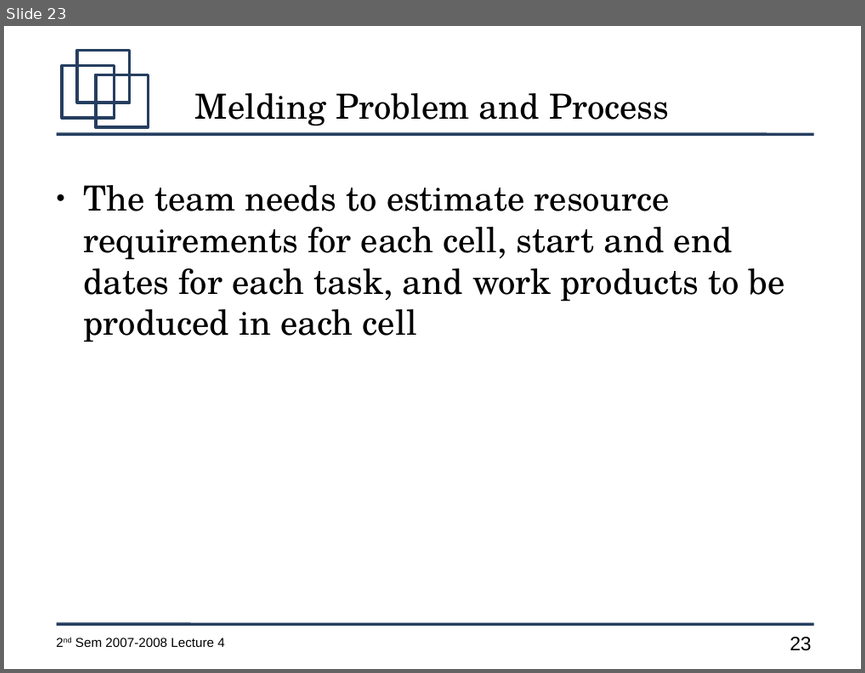
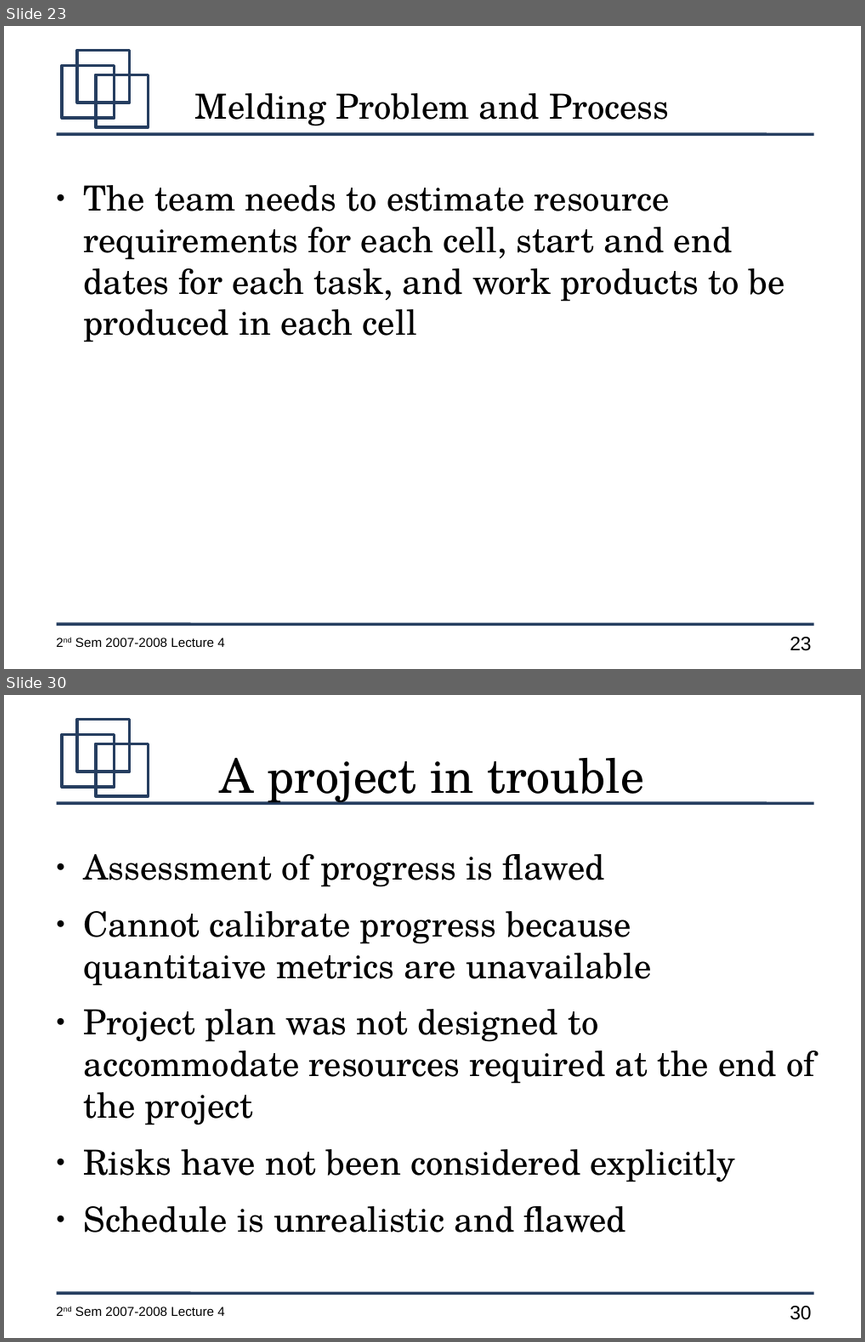
Before and after one commit to jachermocilla/jach-homepage, a slide deck: CMSC128-2nd-Sem-2007-L4.odp. Shown one above the other, each under a label of ours: slide 23 before the commit, slides 23 and 30 after it; the slides between them are not shown. The pictures are 865x673 and 865x1342 pixels, drawn with LibreOffice and Linux fonts; fonts in the diff are those of the drawing. Boxes give left, top, right and bottom in pixels: in the first picture for what was removed or moved away, otherwise in the second. Text is boxed around its words. In the diff, an @@ line names an element or a change of style, - is before the commit and + after.

```diff
--- a/CMSC128-2nd-Sem-2007-L4.odp
+++ b/CMSC128-2nd-Sem-2007-L4.odp
@@ slide 30 added at [4, 695, 861, 1338], background #FFFFFF; not listed: 7 template elements that a slide beside it also shows @@
@@ title added at [220, 758, 644, 805], 44 pt, text #000000 @@
+A project in trouble
@@ text added at [84, 854, 815, 1232], 32 pt, text #000000 @@
+● Assessment of progress is flawed
+● Cannot calibrate progress because quantitaive metrics are unavailable
+● Project plan was not designed to accommodate resources required at the end of the project
+● Risks have not been considered explicitly
+● Schedule is unrealistic and flawed
```
Also in this commit, not shown: 1 slide changed, 7 other slides added, 2 slides removed.
